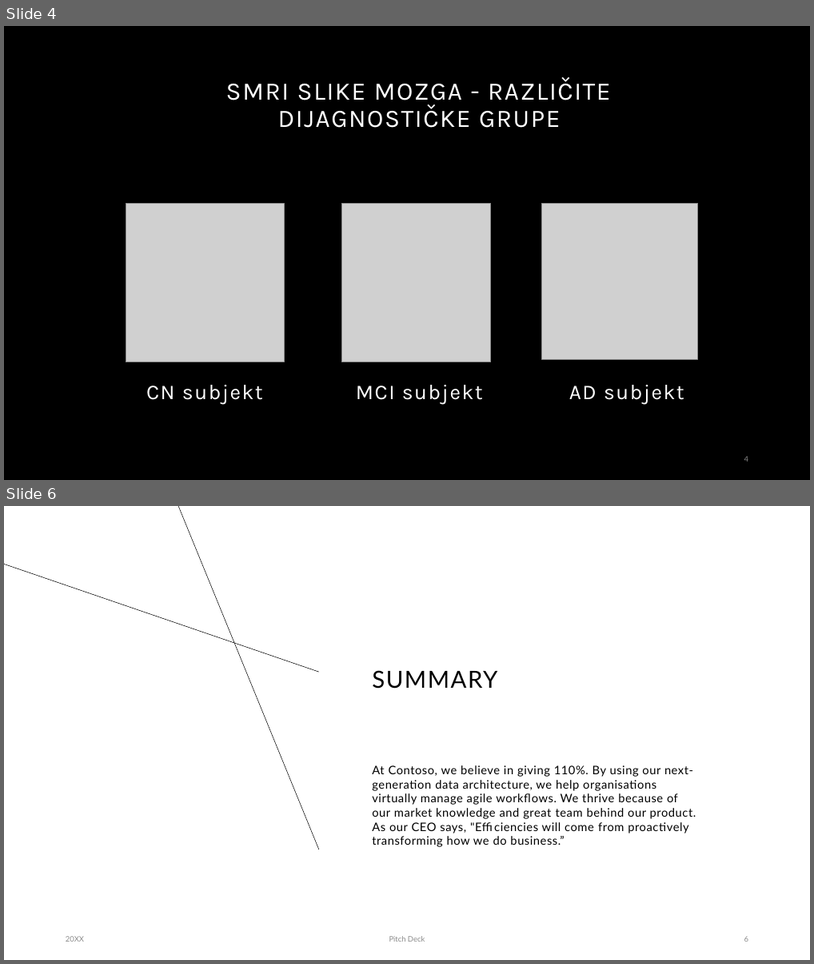
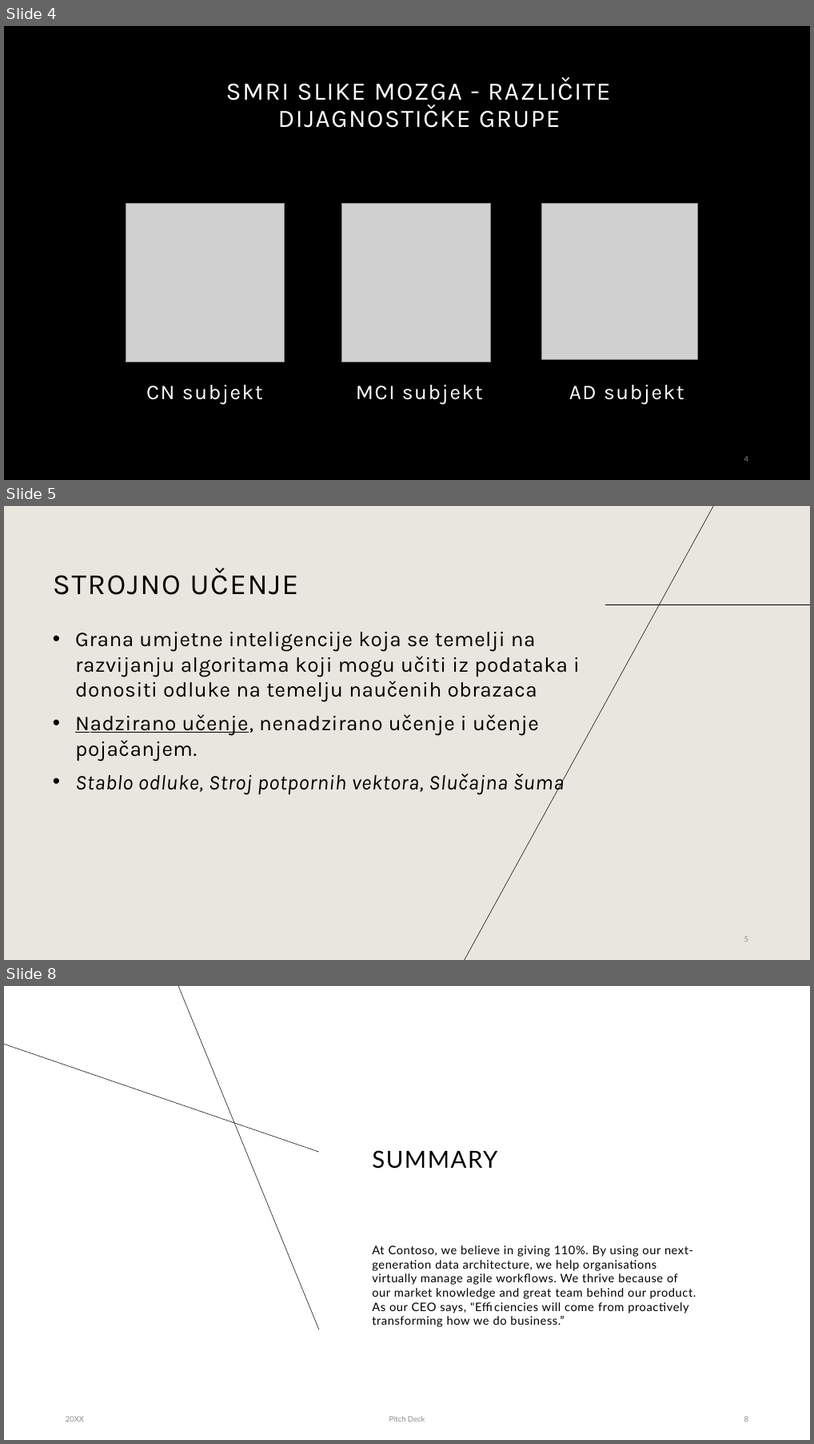
Before and after one commit to bpetra1/ML-Alzheimer-BrainMRI-Classification, a slide deck: prezentacija/ML_Alzheimer.pptx. Shown one above the other, each under a label of ours: slides 4 and 6 before the commit, slides 4, 5 and 8 after it; the slides between them are not shown. The pictures are 814x964 and 814x1444 pixels, drawn with LibreOffice and Linux fonts; fonts in the diff are those of the drawing; grey boxes stand for pictures; background and template pictures are left out. Boxes give left, top, right and bottom in pixels: in the first picture for what was removed or moved away, otherwise in the second. Text is boxed around its words. In the diff, an @@ line names an element or a change of style, - is before the commit and + after.

```diff
--- a/prezentacija/ML_Alzheimer.pptx
+++ b/prezentacija/ML_Alzheimer.pptx
@@ slide 5 added at (x1=4, y1=506, x2=810, y2=960), background #E9E6DF @@
@@ line added from (715, 506) to (464, 960), #000000 0.5 pt @@
@@ title added at (x1=53, y1=568, x2=299, y2=595), 35 pt, text #000000 @@
+STROJNO UČENJE
@@ line added from (606, 605) to (810, 605), #000000 0.5 pt @@
@@ text added at (x1=75, y1=632, x2=580, y2=794), 25 pt, text #000000 @@
+• Grana umjetne inteligencije koja se temelji na razvijanju algoritama koji mogu učiti iz podataka i donositi odluke na temelju naučenih obrazaca
+• Nadzirano učenje, nenadzirano učenje i učenje pojačanjem.
+• Stablo odluke, Stroj potpornih vektora, Slučajna šuma
@@ page number added at (x1=745, y1=936, x2=749, y2=941), 9 pt, text #8C8C8C @@
+5
@@ what was slide 6 is now slide 8 @@
```
Also in this commit, not shown: 2 other slides added, 1 slide removed, 1 other file.
